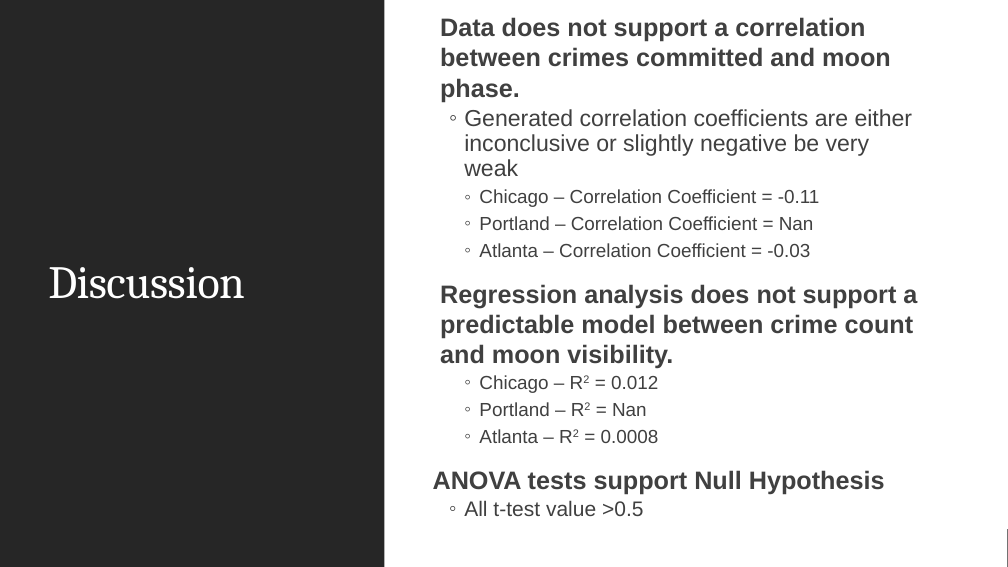
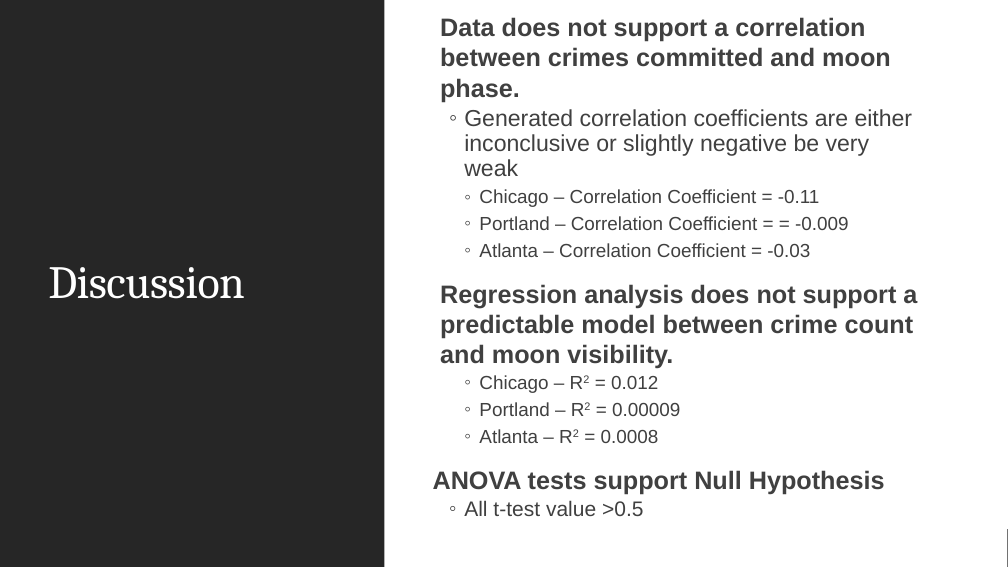
Before and after one commit to NHigs58/Project-1-, a slide deck: slide 6 of Presentation.pptx. Drawn at 1008x567 pixels with LibreOffice and Linux fonts; fonts in the diff are those of the drawing. Boxes give left, top, right and bottom in pixels: in the first picture for what was removed or moved away, otherwise in the second. Text is boxed around its words. In the diff, an @@ line names an element or a change of style, - is before the commit and + after.

```diff
--- a/Presentation.pptx
+++ b/Presentation.pptx
@@ text at <box>479,216,849,230</box>: text changed @@
-    ◦ Portland – Correlation Coefficient = Nan
+    ◦ Portland – Correlation Coefficient = = -0.009
@@ text at <box>479,402,680,416</box>: text changed @@
-    ◦ Portland – R2 = Nan
+    ◦ Portland – R2 = 0.00009
```
Also in this commit, not shown: 3 other files.
